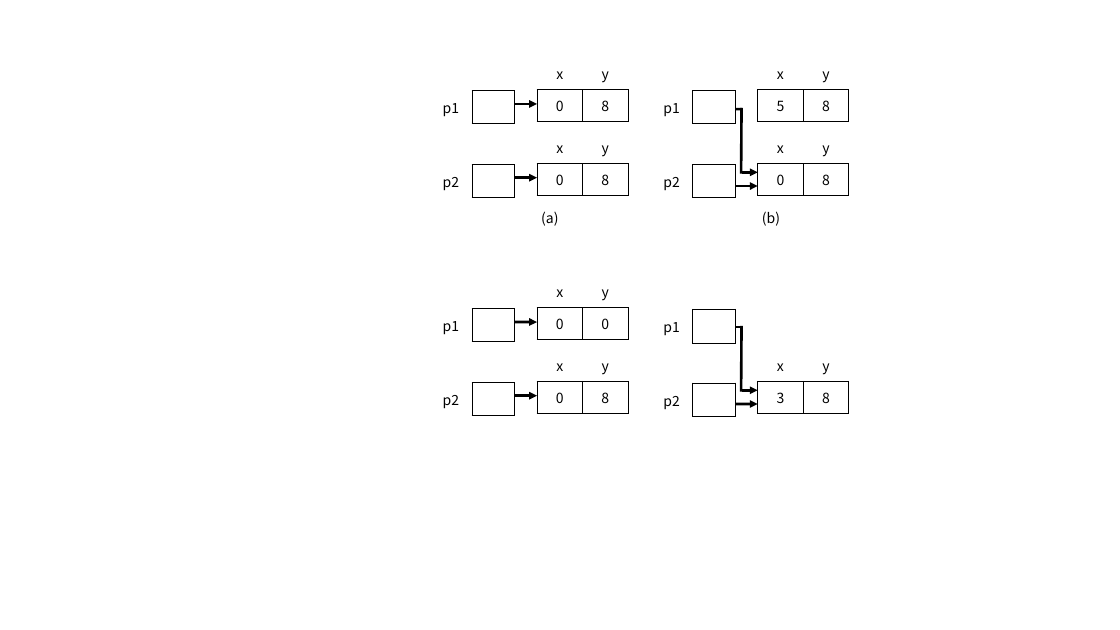
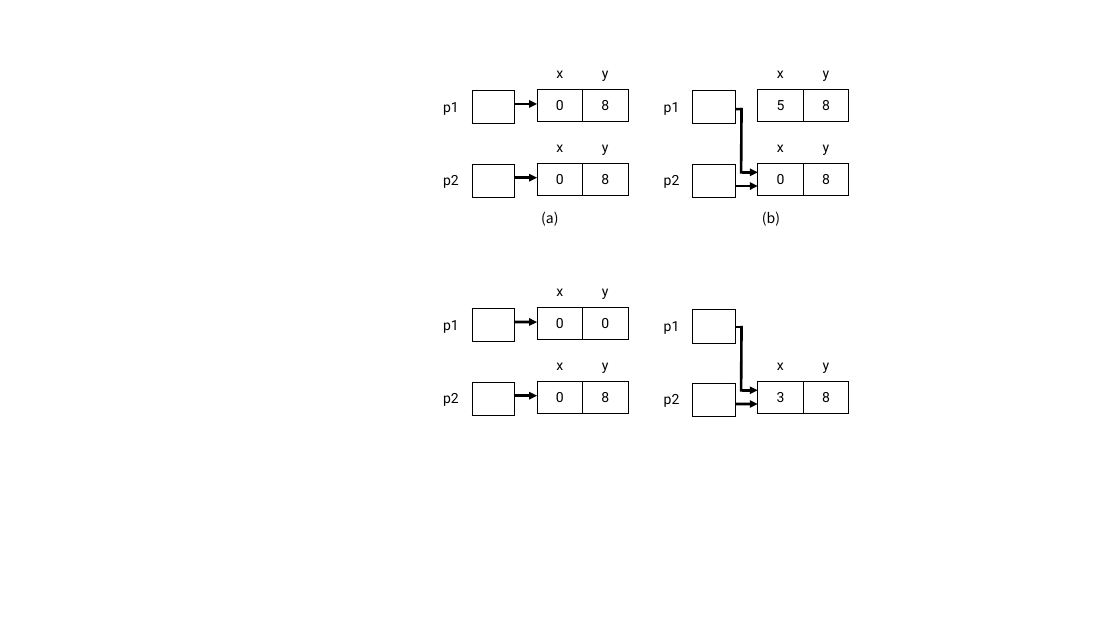
Before and after one commit to Rap0d/rap0d.github.io, a slide deck: slide 11 of assets/form/matrix.pptx. Drawn at 1120x630 pixels with LibreOffice and Linux fonts; fonts in the diff are those of the drawing. Boxes give left, top, right and bottom in pixels: in the first picture for what was removed or moved away, otherwise in the second. Text is boxed around its words. In the diff, an @@ line names an element or a change of style, - is before the commit and + after.

```diff
--- a/assets/form/matrix.pptx
+++ b/assets/form/matrix.pptx
@@ table at (x1=429, y1=58, x2=515, y2=122) @@
@@ font Noto Sans CJK KR to Roboto @@
@@ table at (x1=537, y1=58, x2=628, y2=122) @@
@@ font Noto Sans CJK KR to Roboto @@
@@ table at (x1=650, y1=58, x2=736, y2=122) @@
@@ font Noto Sans CJK KR to Roboto @@
@@ table at (x1=758, y1=58, x2=849, y2=122) @@
@@ font Noto Sans CJK KR to Roboto @@
@@ table at (x1=429, y1=132, x2=515, y2=196) @@
@@ font Noto Sans CJK KR to Roboto @@
@@ table at (x1=537, y1=132, x2=628, y2=196) @@
@@ font Noto Sans CJK KR to Roboto @@
@@ table at (x1=650, y1=132, x2=736, y2=196) @@
@@ font Noto Sans CJK KR to Roboto @@
@@ table at (x1=758, y1=132, x2=849, y2=196) @@
@@ font Noto Sans CJK KR to Roboto @@
@@ table at (x1=429, y1=276, x2=515, y2=339) @@
@@ font Noto Sans CJK KR to Roboto @@
@@ table at (x1=537, y1=276, x2=628, y2=339) @@
@@ font Noto Sans CJK KR to Roboto @@
@@ table at (x1=650, y1=276, x2=736, y2=339) @@
@@ font Noto Sans CJK KR to Roboto @@
@@ table at (x1=429, y1=350, x2=515, y2=413) @@
@@ font Noto Sans CJK KR to Roboto @@
@@ table at (x1=537, y1=350, x2=628, y2=413) @@
@@ font Noto Sans CJK KR to Roboto @@
@@ table at (x1=650, y1=350, x2=736, y2=413) @@
@@ font Noto Sans CJK KR to Roboto @@
@@ table at (x1=758, y1=350, x2=849, y2=413) @@
@@ font Noto Sans CJK KR to Roboto @@
```
Also in this commit, not shown: 14 other slides changed, 1 slide added, 7 other files.
